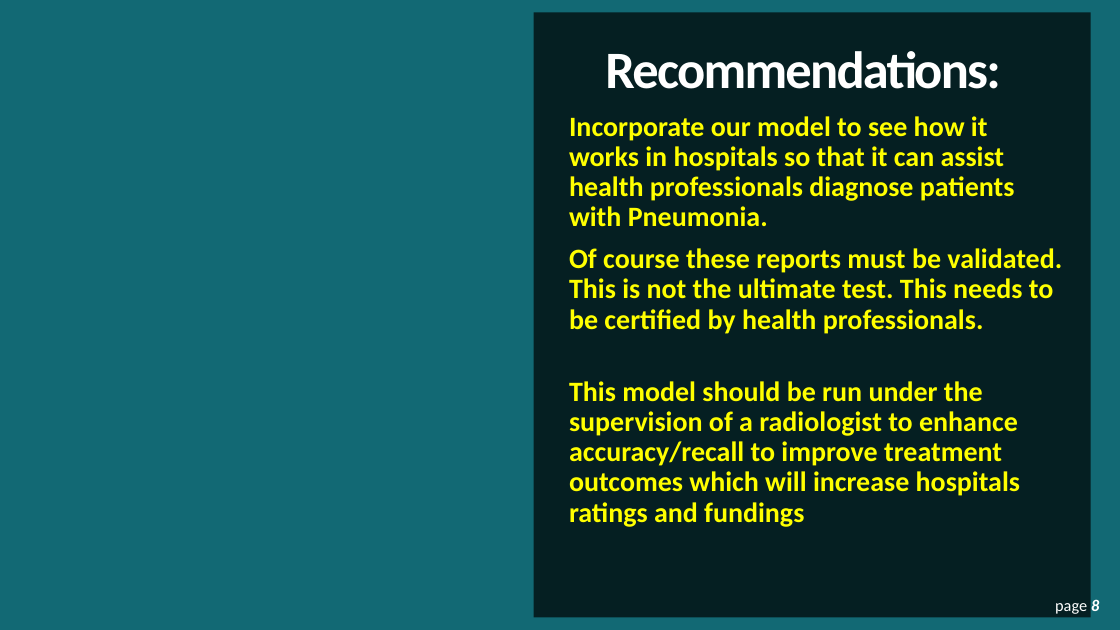
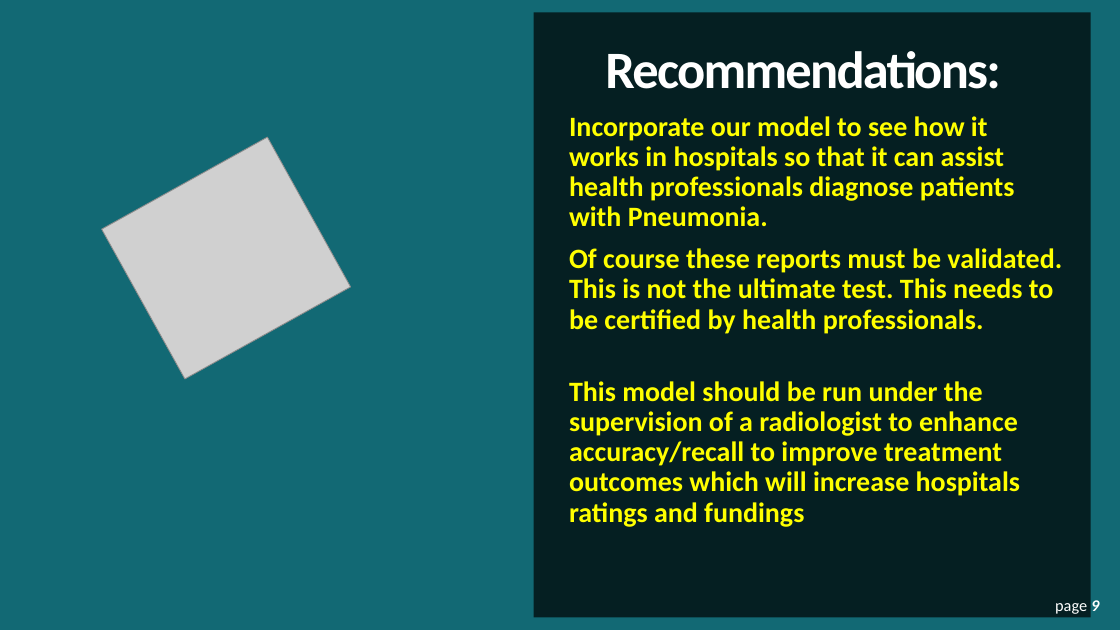
Before and after one commit to GitHub-ccd/pneumonia_detection_CNN_MOD_4, a slide deck: slide 9 of ppt/Pneumonia_detection.pptx (slide 8 before the commit). Drawn at 1120x630 pixels with LibreOffice and Linux fonts; fonts in the diff are those of the drawing; grey boxes stand for pictures; background and template pictures are left out. Boxes give left, top, right and bottom in pixels: in the first picture for what was removed or moved away, otherwise in the second. Text is boxed around its words. In the diff, an @@ line names an element or a change of style, - is before the commit and + after.

```diff
--- a/ppt/Pneumonia_detection.pptx
+++ b/ppt/Pneumonia_detection.pptx
@@ picture added at (x1=101, y1=137, x2=351, y2=379) @@
@@ page number at (x1=1055, y1=600, x2=1099, y2=614): text changed @@
-page 8
+page 9
```
Also in this commit, not shown: 5 other slides changed, 1 slide added, 2 other files.
